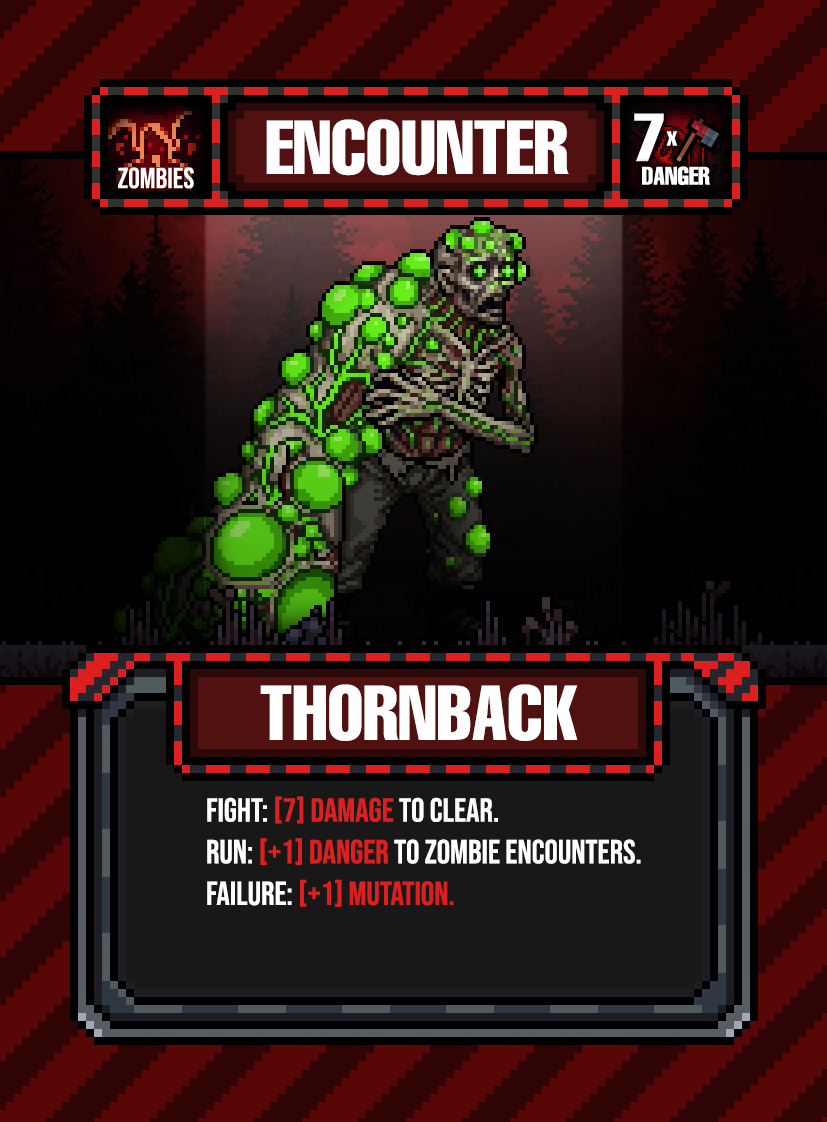
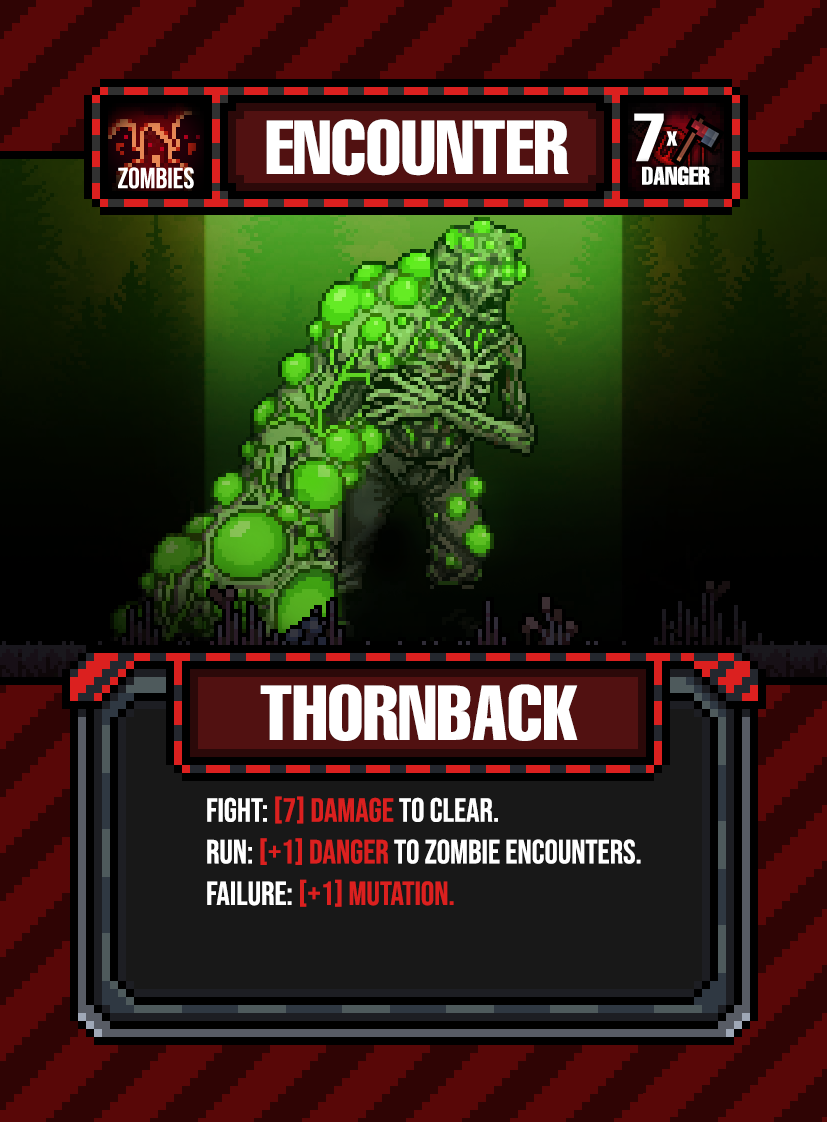
Layer changes from the first 827 x 1122 image to the second:
added layer "Layer 1831" in group "Group 1" over [left=144, top=215, right=682, bottom=641]
added layer "Layer 1830" in group "Group 1" over [left=94, top=217, right=538, bottom=641]